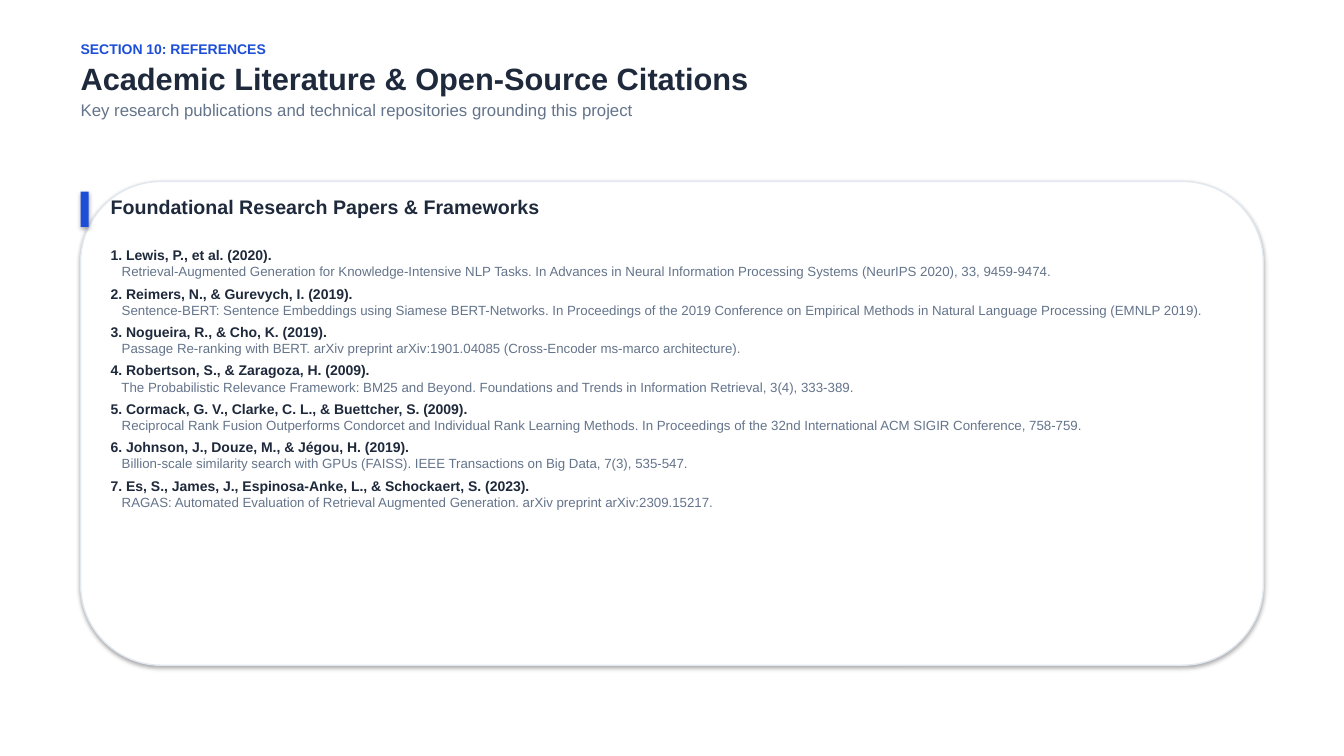
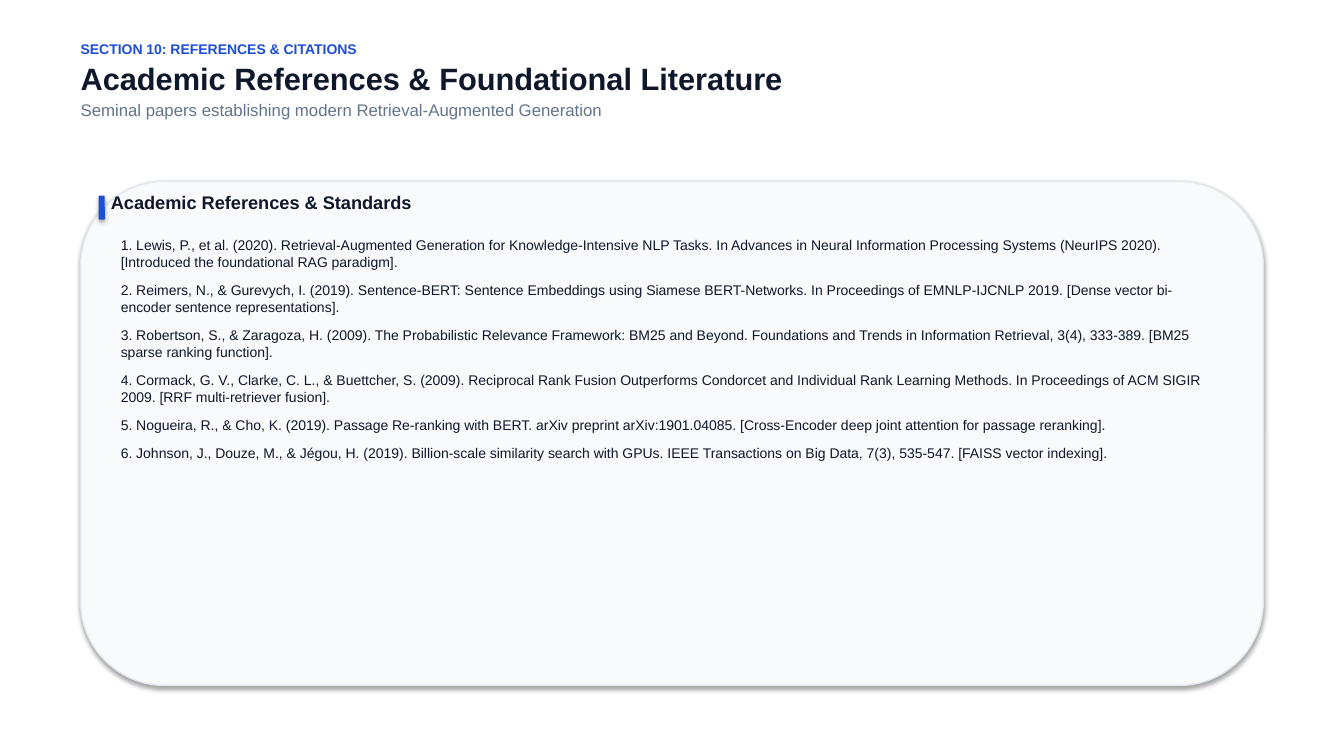
Before and after one commit to Foramsoni13/Domain-Specific-Document-Question-Answering-Using-RAG, a slide deck: slide 20 of presentation/project_presentation.pptx. Drawn at 1344x756 pixels with LibreOffice and Linux fonts; fonts in the diff are those of the drawing. Boxes give left, top, right and bottom in pixels: in the first picture for what was removed or moved away, otherwise in the second. Text is boxed around its words. In the diff, an @@ line names an element or a change of style, - is before the commit and + after.

Commit message:
feat: 20-slide clean white presentation deck with light colors, candidate details Foram Soni, easy layout, and short direct answers

```diff
--- a/presentation/project_presentation.pptx
+++ b/presentation/project_presentation.pptx
@@ rectangle added at bbox=[0, 0, 1344, 756], fill #FFFFFF @@
@@ text at bbox=[81, 44, 783, 120]: text changed; bold on @@
-SECTION 10: REFERENCES
-Academic Literature & Open-Source Citations
-Key research publications and technical repositories grounding this project
+SECTION 10: REFERENCES & CITATIONS
+Academic References & Foundational Literature
+Seminal papers establishing modern Retrieval-Augmented Generation
@@ rounded rectangle: place and size @@
-rounded rectangle at bbox=[81, 181, 1263, 665]
+rounded rectangle at bbox=[81, 181, 1263, 686]
@@ rounded rectangle at bbox=[81, 181, 1263, 686]: fill #FFFFFF to #F8FAFC @@
@@ rectangle removed at bbox=[81, 192, 89, 227] @@
@@ rounded rectangle added at bbox=[99, 196, 105, 220], fill #1D4ED8 @@
@@ text removed at bbox=[111, 199, 540, 218] @@
-Foundational Research Papers & Frameworks
@@ text added at bbox=[111, 195, 412, 209], 13 pt, text #0F172A, bold @@
+Academic References & Standards
@@ text at bbox=[121, 240, 1201, 461]: text changed; size 9.5 to 10 pt; text colour #64748B to #0F172A @@
-1. Lewis, P., et al. (2020).
-Retrieval-Augmented Generation for Knowledge-Intensive NLP Tasks. In Advances in Neural Information Processing Systems (NeurIPS 2020), 33, 9459-9474.
-2. Reimers, N., & Gurevych, I. (2019).
-Sentence-BERT: Sentence Embeddings using Siamese BERT-Networks. In Proceedings of the 2019 Conference on Empirical Methods in Natural Language Processing (EMNLP 2019).
-3. Nogueira, R., & Cho, K. (2019).
-Passage Re-ranking with BERT. arXiv preprint arXiv:1901.04085 (Cross-Encoder ms-marco architecture).
-4. Robertson, S., & Zaragoza, H. (2009).
-The Probabilistic Relevance Framework: BM25 and Beyond. Foundations and Trends in Information Retrieval, 3(4), 333-389.
-5. Cormack, G. V., Clarke, C. L., & Buettcher, S. (2009).
-Reciprocal Rank Fusion Outperforms Condorcet and Individual Rank Learning Methods. In Proceedings of the 32nd International ACM SIGIR Conference, 758-759.
-6. Johnson, J., Douze, M., & Jégou, H. (2019).
-Billion-scale similarity search with GPUs (FAISS). IEEE Transactions on Big Data, 7(3), 535-547.
-7. Es, S., James, J., Espinosa-Anke, L., & Schockaert, S. (2023).
-RAGAS: Automated Evaluation of Retrieval Augmented Generation. arXiv preprint arXiv:2309.15217.
+1. Lewis, P., et al. (2020). Retrieval-Augmented Generation for Knowledge-Intensive NLP Tasks. In Advances in Neural Information Processing Systems (NeurIPS 2020). [Introduced the foundational RAG paradigm].
+2. Reimers, N., & Gurevych, I. (2019). Sentence-BERT: Sentence Embeddings using Siamese BERT-Networks. In Proceedings of EMNLP-IJCNLP 2019. [Dense vector bi-encoder sentence representations].
+3. Robertson, S., & Zaragoza, H. (2009). The Probabilistic Relevance Framework: BM25 and Beyond. Foundations and Trends in Information Retrieval, 3(4), 333-389. [BM25 sparse ranking function].
+4. Cormack, G. V., Clarke, C. L., & Buettcher, S. (2009). Reciprocal Rank Fusion Outperforms Condorcet and Individual Rank Learning Methods. In Proceedings of ACM SIGIR 2009. [RRF multi-retriever fusion].
+5. Nogueira, R., & Cho, K. (2019). Passage Re-ranking with BERT. arXiv preprint arXiv:1901.04085. [Cross-Encoder deep joint attention for passage reranking].
+6. Johnson, J., Douze, M., & Jégou, H. (2019). Billion-scale similarity search with GPUs. IEEE Transactions on Big Data, 7(3), 535-547. [FAISS vector indexing].
```
Also in this commit, not shown: 3 other slides changed, 16 slides added, 16 slides removed, 11 other files.
